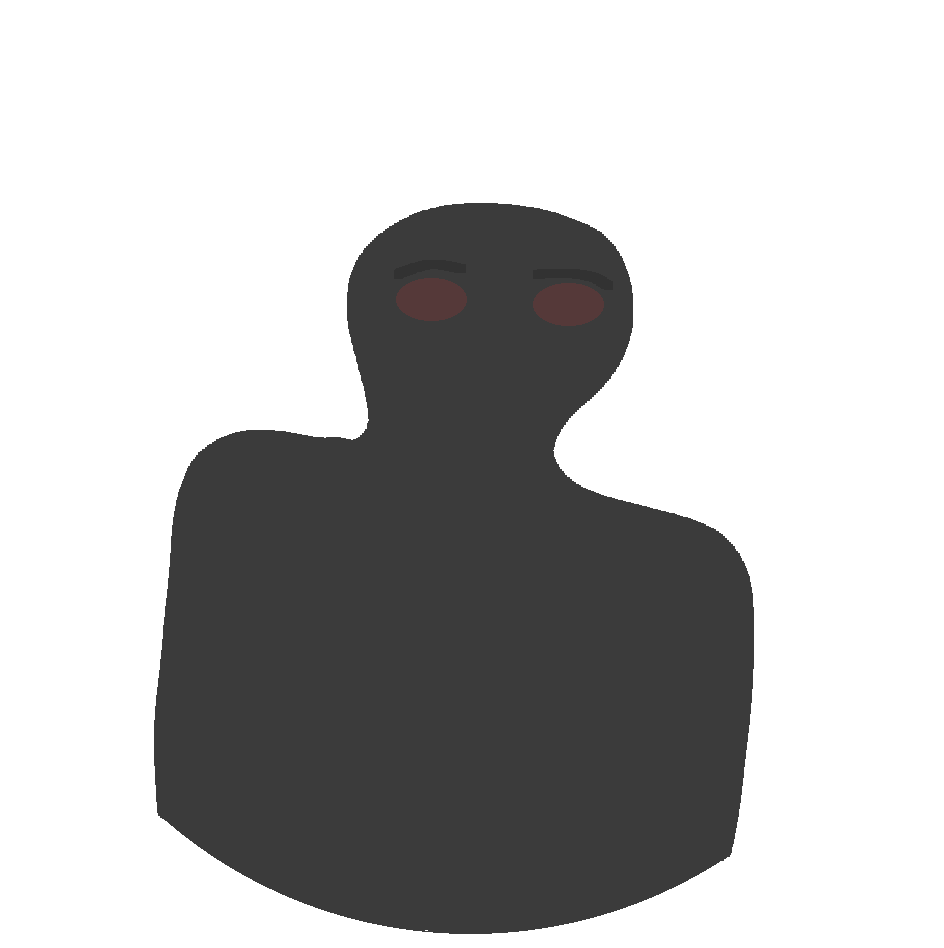
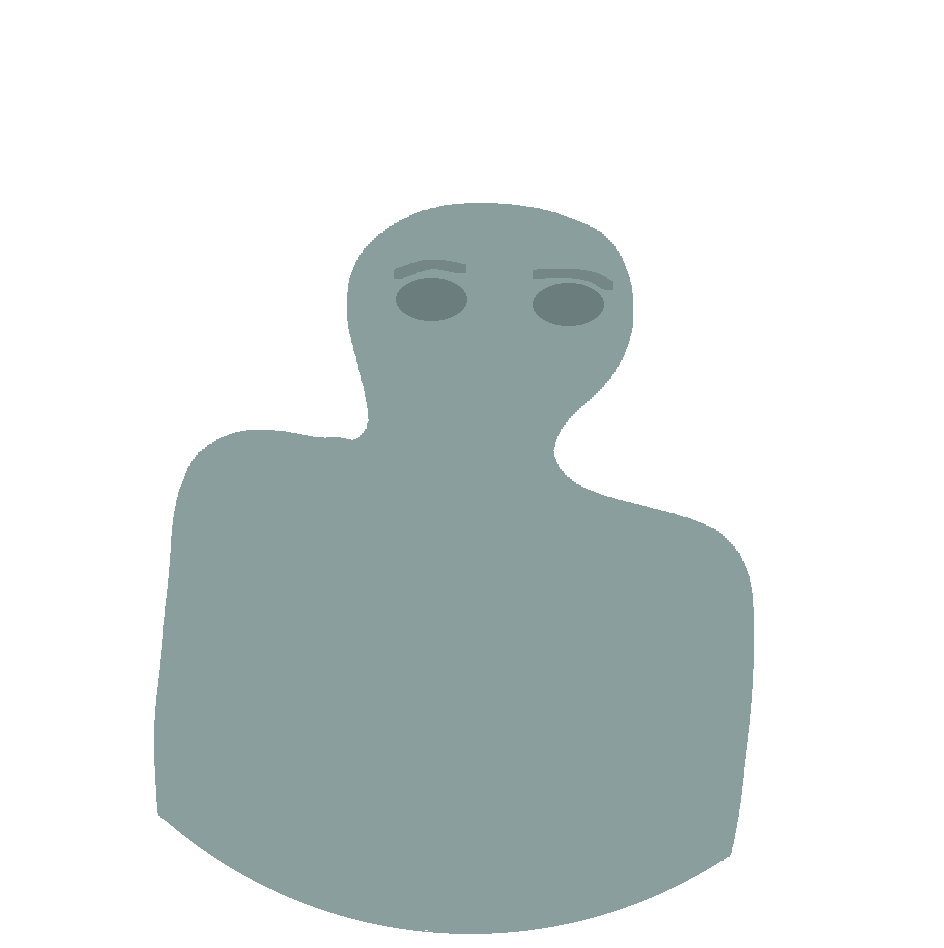
Comparing the layer stacks of the two 944px x 948px images. Changes:
painted on "eyes" over [396, 278, 604, 326]
painted on "shade" over [154, 203, 754, 934]
